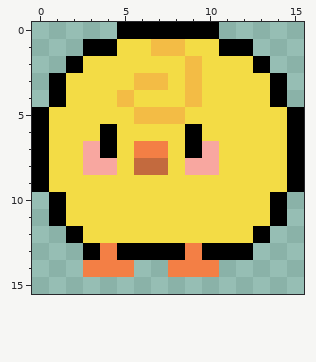
Two versions of one pixel-art sprite, assets/pollito4_otrolado.png. The first picture shows the starting point.
The file is 16x16 pixels.
After:
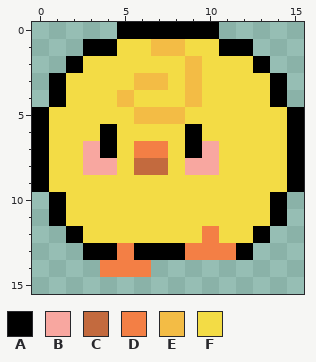
Palette (. is transparent): A #000000  B #f8a7a0  C #c36a3e  D #f37f45  E #f3bc45  F #f3dc45
Difference:
@@ x 0..15 @@
 11 .AFFFFFFFFFFFFA.
-12 ..AFFFFFFFFFFA..
-13 ...ADAAAADAAA...
-14 ...DDD..DDD.....
+12 ..AFFFFFFFDFFA..
+13 ...AADAAADDDA...
+14 ....DDD.........
 15 ................
